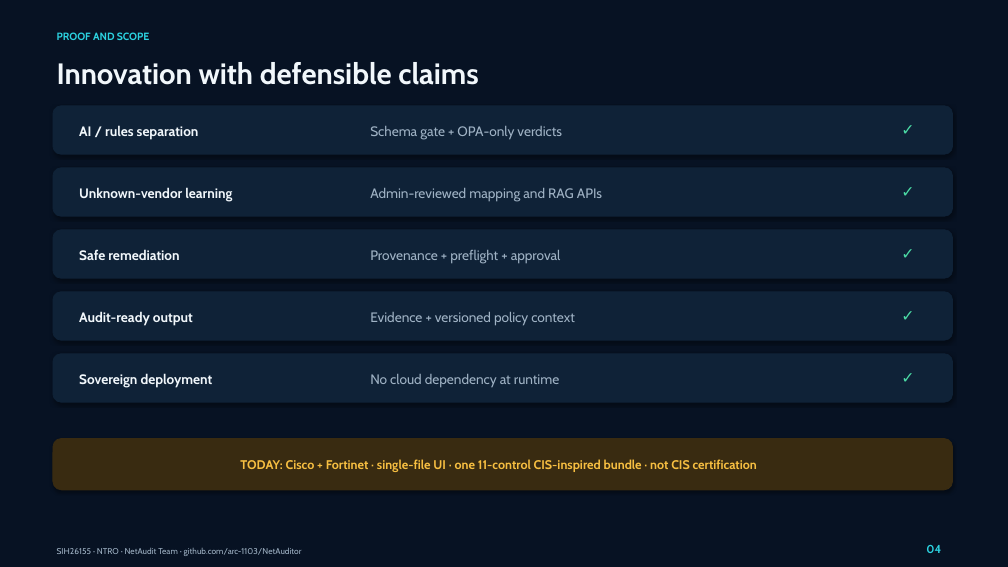
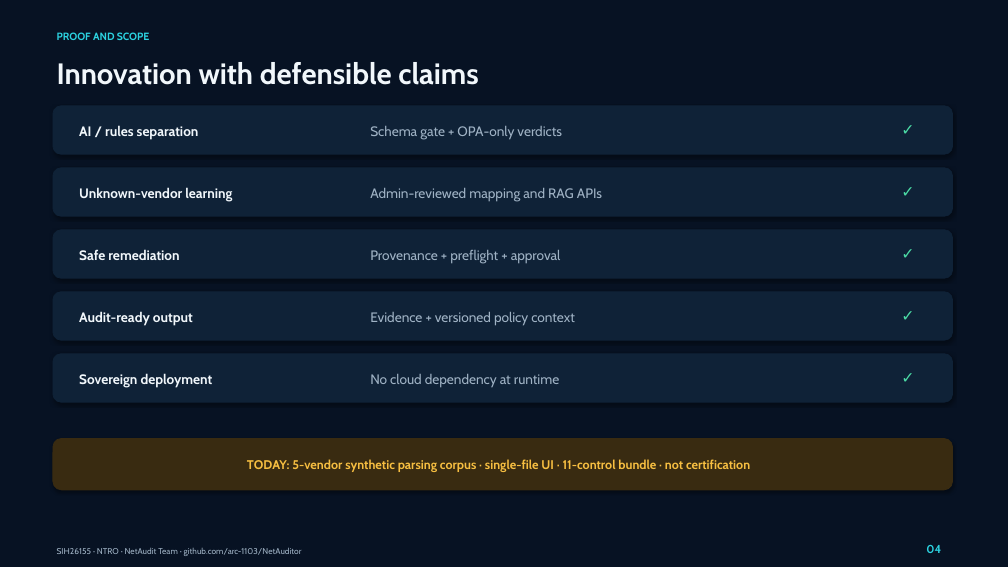
Before and after one commit to arc-1103/NetAuditor, a slide deck: slide 4 of submission/NetAudit_SIH26155_Technical_Presentation.pptx. Drawn at 1008x567 pixels with LibreOffice and Linux fonts; fonts in the diff are those of the drawing. Boxes give left, top, right and bottom in pixels: in the first picture for what was removed or moved away, otherwise in the second. Text is boxed around its words. In the diff, an @@ line names an element or a change of style, - is before the commit and + after.

Commit message:
Refresh submission claims for five-vendor parser

```diff
--- a/submission/NetAudit_SIH26155_Technical_Presentation.pptx
+++ b/submission/NetAudit_SIH26155_Technical_Presentation.pptx
@@ text at box(247, 459, 750, 472): text changed @@
-TODAY: Cisco + Fortinet · single-file UI · one 11-control CIS-inspired bundle · not CIS certification
+TODAY: 5-vendor synthetic parsing corpus · single-file UI · 11-control bundle · not certification
```
Also in this commit, not shown: 1 other slide changed, 7 other files.
